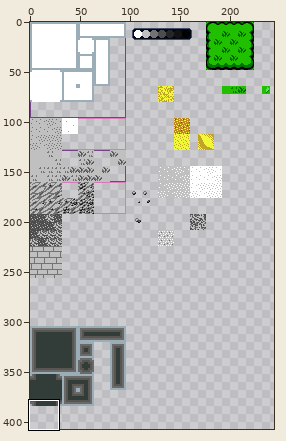
Pixel-art file -- Assets/Project/Tiles.aseprite. The picture above shows the old version from afar; the outline marks the close-up.
Close-up. Old version:
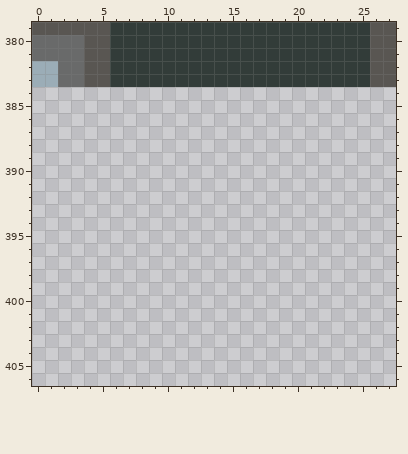
512x512 pixels, 1 frame. Shown: x 0..27, y 379..406. The wide view leaves out empty margins.
The result:
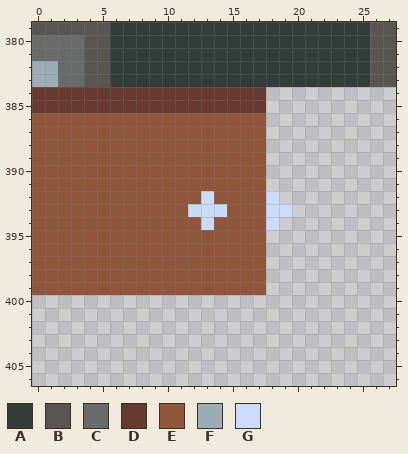
Palette (. is transparent): A #323c39  B #595652  C #696a6a  D #663931  E #8f563b  F #9badb7  G #cbdbfc
Change:
Layer "Organisation/Types":
Colour D now appears in rows 384 to 385 at x 0 to 17.
Colour E now appears in rows 386 to 391 at x 0 to 17; in row 392 at x 0 to 12 and 14 to 17; in row 393 at x 0 to 11 and 15 to 17; in row 394 at x 0 to 12 and 14 to 17; in rows 395 to 399 at x 0 to 17.
Colour G now appears in row 392 at x 13 and 18; in row 393 at x 12 to 14 and 18 to 19; in row 394 at x 13 and 18.
Where, in picture pixels (left, top, right, bottom), the same in both close-ups:
added: (32, 87, 292, 295)
